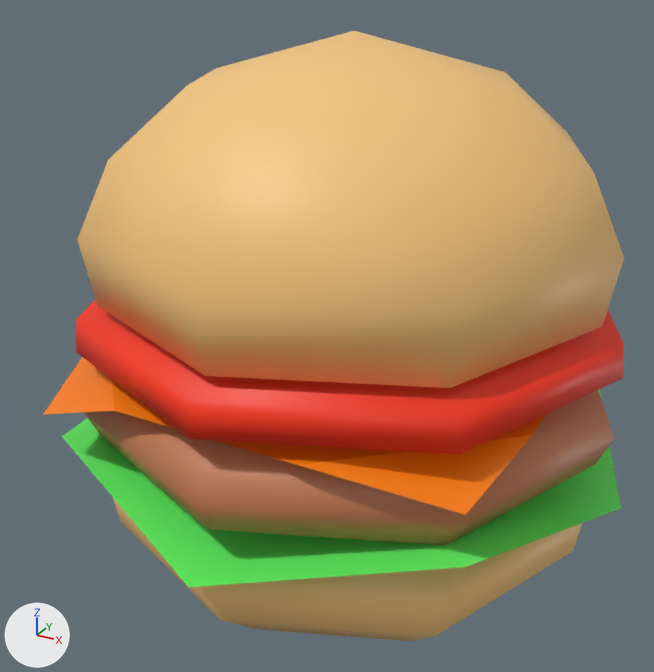
Two versions of the glTF model assets/models/imported/hamburguer.glb, one commit apart.
Before and after are seen from a 50 mm lens placed at (1.44, -2.8, 1.76), pointed at (-0.06, -0.08, 0.41). Every picture has the same lights, and +X, +Y and +Z are marked at lower left. Vertices at the same position are counted once.
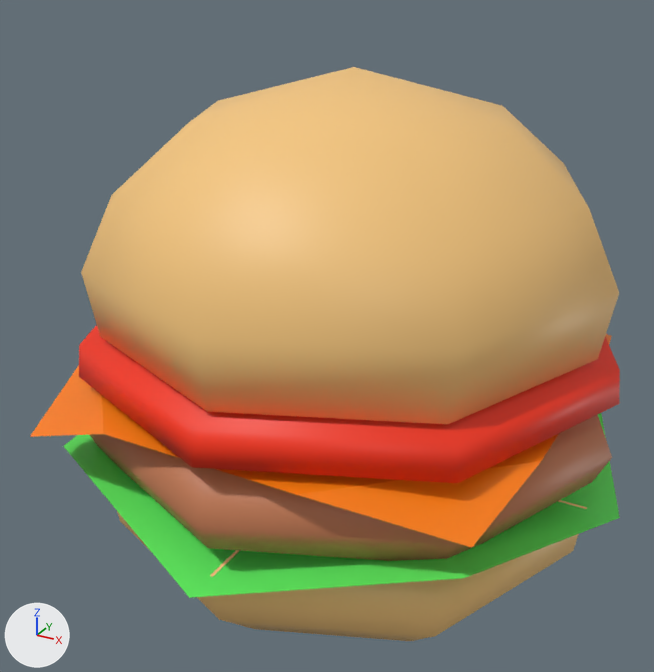
Location of each change, (x1, y1, x2, y2) in pixels of the pictures (654 x 672 px; the box of a moved part takes in the faces that stretch with it):
'Sphere', reshaped
    before: (43, 31, 624, 641)
    after: (30, 67, 620, 641)
part 1 of me_sphere_001, moved or reshaped
    before: (62, 389, 621, 587)
    after: (64, 413, 620, 598)
part 2 of me_sphere_001, moved or reshaped
    before: (84, 390, 615, 545)
    after: (90, 414, 612, 561)
part 3 of me_sphere_001, moved or reshaped
    before: (76, 300, 623, 454)
    after: (79, 325, 620, 483)
part 4 of me_sphere_001, moved or reshaped
    before: (43, 357, 547, 515)
    after: (30, 334, 612, 548)
part 5 of me_sphere_001, moved or reshaped
    before: (214, 103, 624, 314)
    after: (216, 144, 619, 353)
part 6 of me_sphere_001, moved or reshaped
    before: (77, 31, 353, 376)
    after: (81, 67, 353, 411)
part 7 of me_sphere_001, moved or reshaped
    before: (357, 31, 593, 171)
    after: (355, 67, 589, 208)
part 8 of me_sphere_001, moved or reshaped
    before: (192, 200, 624, 388)
    after: (194, 241, 619, 424)
part 9 of me_sphere_001, moved or reshaped
    before: (264, 31, 593, 207)
    after: (265, 67, 589, 262)

What the commit changed:
me_sphere_001 has 118 vertices, 196 faces and spans x -1.05..1.06, y -1.06..1.06, z -0.47..1.49.
me_sphere_001 is used by ob_sphere; location (0.0, 0.0, 0.0).
me_sphere_001 part 1: the loose piece of 9 vertices spanning x -1.05..1.06, y -1.06..1.06, z -0.04..0.12 is moved by (0.0, 0.0, -0.04).
me_sphere_001 part 2: the loose piece of 24 vertices spanning x -1.0..1.0, y -1.0..1.0, z 0.1..0.34 is moved by (0.0, 0.0, -0.07).
me_sphere_001 part 3: the loose piece of 16 vertices spanning x -1.0..1.0, y -1.0..1.0, z 0.45..0.57 is moved by (0.0, 0.0, -0.09).
me_sphere_001 part 4: the loose piece of 12 vertices spanning x -0.91..0.83, y -0.89..0.85, z 0.28..0.41 is scaled about its middle by 1.05, then moved by (0.0, 0.0, -0.07).
me_sphere_001 part 5: the 1 vertex in x 0.59, y -0.59, z 1.11 is moved by (0.0, 0.0, -0.16).
me_sphere_001 part 6: all 8 vertices in x -0.67..0.0, y -0.95..-0.4, z 0.61..1.33 are moved by (0.0, 0.0, -0.12).
me_sphere_001 part 7: all 8 vertices in x 0.4..0.95, y 0.0..0.67, z 0.61..1.33 are moved by (0.0, 0.0, -0.12).
me_sphere_001 part 8: all 2 vertices in x 0.65..0.67, y -0.67..-0.65, z 0.61..0.85 are moved by (0.0, 0.0, -0.12).
me_sphere_001 part 9: the 1 vertex in x 0.4, y -0.4, z 1.33 is moved by (0.0, 0.0, -0.12).
